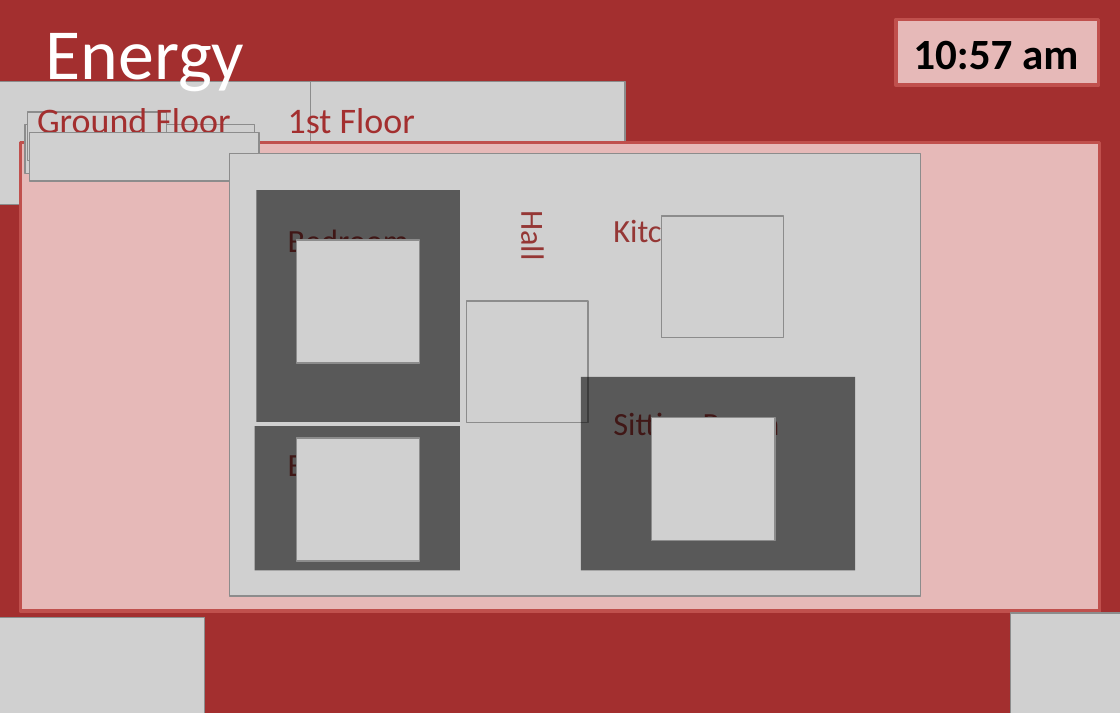
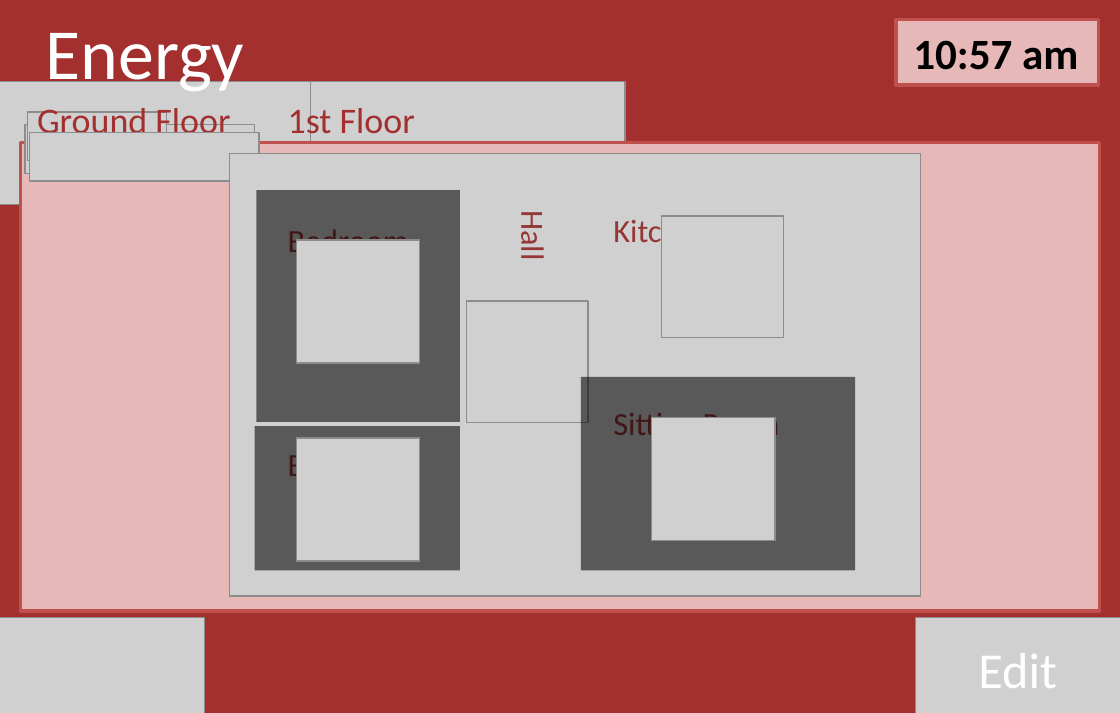
Before and after one commit to Gordo851/Design, a slide deck: slide 6 of story_board.pptx. Drawn at 1120x713 pixels with LibreOffice and Linux fonts; fonts in the diff are those of the drawing; grey boxes stand for pictures. Boxes give left, top, right and bottom in pixels: in the first picture for what was removed or moved away, otherwise in the second. Text is boxed around its words. In the diff, an @@ line names an element or a change of style, - is before the commit and + after.

```diff
--- a/story_board.pptx
+++ b/story_board.pptx
@@ picture added at (916, 617, 1120, 713) @@
@@ picture removed at (1010, 613, 1120, 713) @@
@@ text added at (978, 653, 1056, 688), 28 pt, text #FFFFFF @@
+Edit
```
Also in this commit, not shown: 6 other slides changed, 3 slides added, 1 slide removed.
